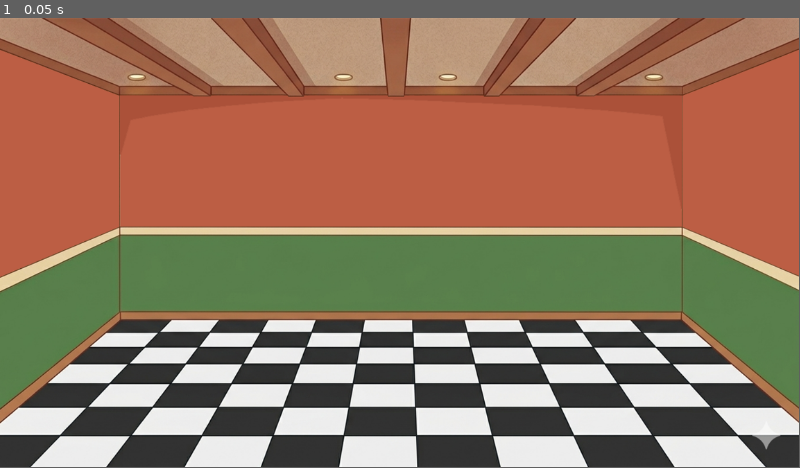
Above: before the commit, frame 1.
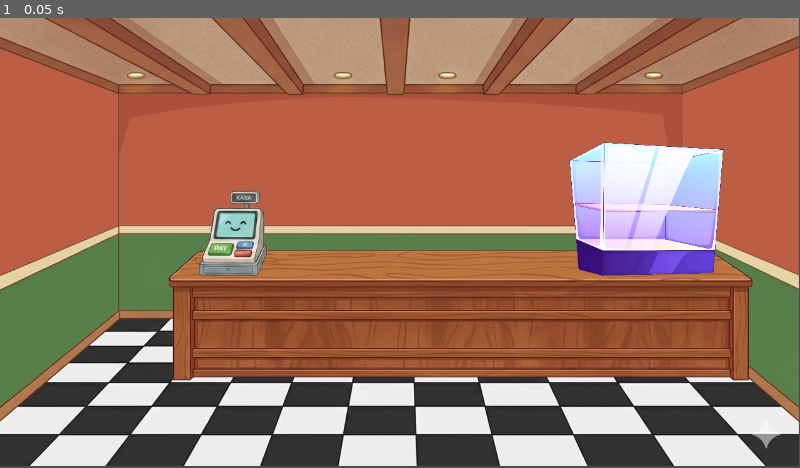
Above: after the commit, the same moment.

Repository: devtoygun/little-pizza-tycoon
Game: Godot game, scene res://main.tscn
The game is run twice, just before and just after one commit, with the same random seed, the same clock (stepped at 60 frames per second) and the same inputs. The project has no main scene, so this scene is started directly.
Inputs:
- Up to frame 1 (0.05 s): no input
In our replay, the window is 799x449 before the commit and 800x450 after it. These sizes can differ from the game's own. Grey fills any space a smaller window leaves; there, only what the larger window draws over its background counts as a difference.

The runs differ from the first frame. In frame 1, 31% of the frame differs, in the area x 0-100%, y 0-100%.

Commit message:
main scene draft is completed

Diff:
--- a/main.tscn
+++ b/main.tscn
@@ -1,10 +1,28 @@
 [gd_scene format=3 uid="uid://dyitk31wd7xpy"]
 
-[ext_resource type="Texture2D" uid="uid://d1w5sexu78ral" path="res://background.png" id="1_yc5rk"]
+[ext_resource type="Texture2D" uid="uid://d1w5sexu78ral" path="res://assets/background.png" id="1_ig7tw"]
+[ext_resource type="Texture2D" uid="uid://cxfbh8bo6nnd4" path="res://assets/workbench.png" id="2_0xm2m"]
+[ext_resource type="Texture2D" uid="uid://byxpal2cvipgl" path="res://assets/cash-register.png" id="3_h2yge"]
+[ext_resource type="Texture2D" uid="uid://bntigpaneucwn" path="res://assets/vitrin.png" id="4_1bvp3"]
 
 [node name="Node2D" type="Node2D" unique_id=1734792315]
 
 [node name="Background" type="Sprite2D" parent="." unique_id=29007556]
-position = Vector2(575.75, 324.00003)
-scale = Vector2(0.6002604, 0.6000001)
-texture = ExtResource("1_yc5rk")
+position = Vector2(638, 357)
+scale = Vector2(0.66692704, 0.6666667)
+texture = ExtResource("1_ig7tw")
+
+[node name="Workbench" type="Sprite2D" parent="." unique_id=32127244]
+position = Vector2(738, 474)
+scale = Vector2(0.744113, 0.6148504)
+texture = ExtResource("2_0xm2m")
+
+[node name="CashRegister2" type="Sprite2D" parent="." unique_id=124762178]
+position = Vector2(377, 347)
+scale = Vector2(0.79585797, 0.79585797)
+texture = ExtResource("3_h2yge")
+
+[node name="Vitrin" type="Sprite2D" parent="." unique_id=1430428113]
+position = Vector2(1035, 307)
+scale = Vector2(0.15065147, 0.15065147)
+texture = ExtResource("4_1bvp3")
--- a/project.godot
+++ b/project.godot
@@ -14,6 +14,12 @@
 config/features=PackedStringArray("4.6", "Mobile")
 config/icon="res://icon.svg"
 
+[display]
+
+window/size/viewport_width=1280
+window/size/viewport_height=720
+window/size/initial_position=Vector2i(0, 100)
+
 [physics]
 
 3d/physics_engine="Jolt Physics"
Renamed: background.png -> assets/background.png
Not shown, added: assets/background.png.import
Binary file added: assets/beveragecabinet.png
Not shown, added: assets/beveragecabinet.png.import
Binary file added: assets/cash-register.png
Not shown, changed: assets/cash-register.png.import
Binary file added: assets/tabela.png
Not shown, added: assets/tabela.png.import
Binary file added: assets/vitrin.png
Not shown, added: assets/vitrin.png.import
Binary file added: assets/workbench.png
Not shown, added: assets/workbench.png.import
